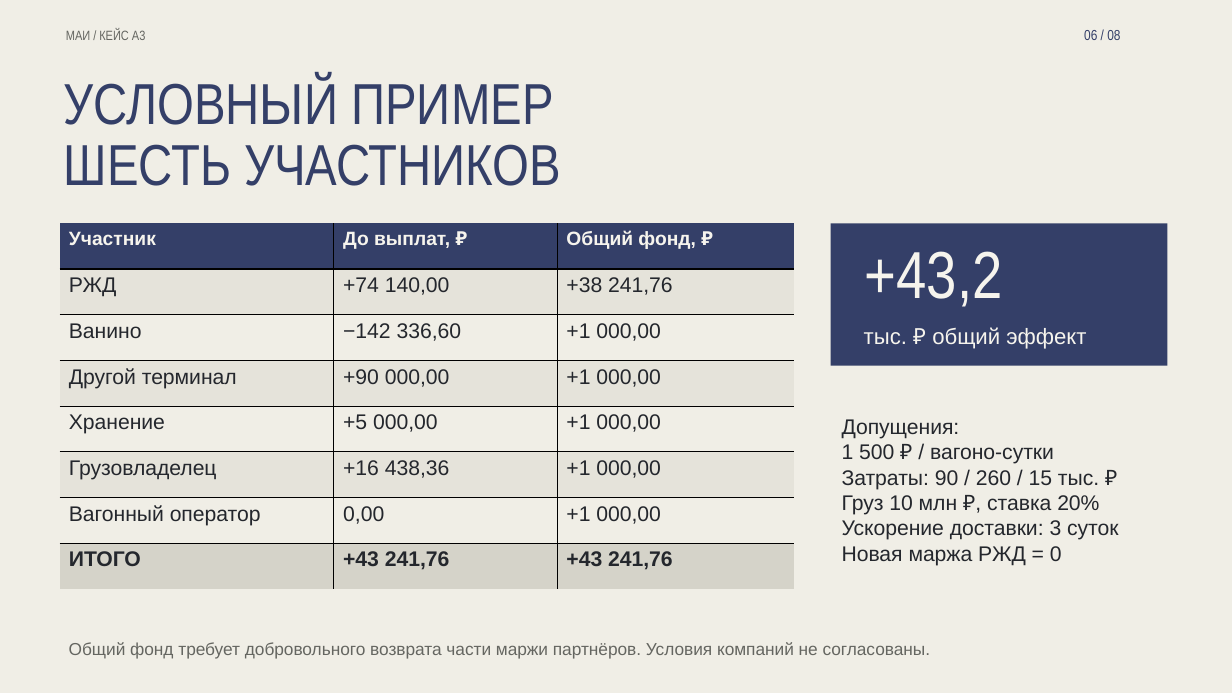
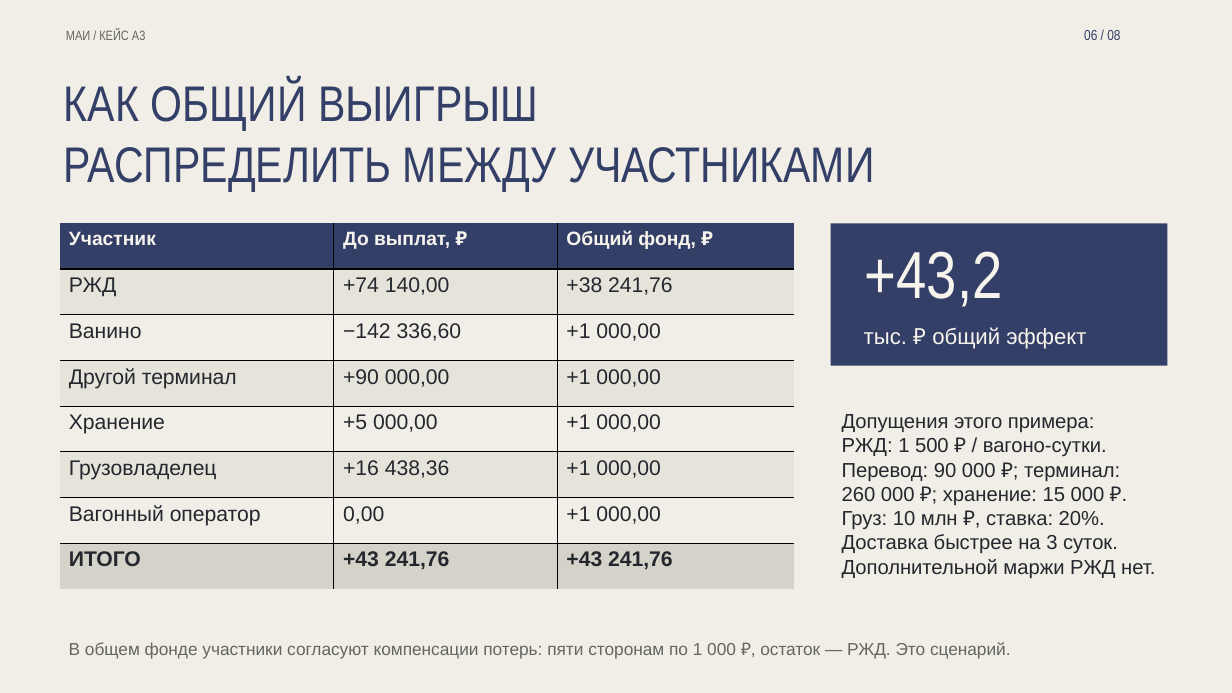
Before and after one commit to iszenzi/case-championship-hackathon-3-case, a slide deck: slide 6 of presentation/Vanino_Object_Motion.pptx. Drawn at 1232x693 pixels with LibreOffice and Linux fonts; fonts in the diff are those of the drawing. Boxes give left, top, right and bottom in pixels: in the first picture for what was removed or moved away, otherwise in the second. Text is boxed around its words. In the diff, an @@ line names an element or a change of style, - is before the commit and + after.

```diff
--- a/presentation/Vanino_Object_Motion.pptx
+++ b/presentation/Vanino_Object_Motion.pptx
@@ text at [64, 80, 538, 131]: text changed; size 45 to 39 pt @@
-УСЛОВНЫЙ ПРИМЕР
+КАК ОБЩИЙ ВЫИГРЫШ
@@ text at [64, 147, 875, 192]: text changed; size 45 to 39 pt @@
-ШЕСТЬ УЧАСТНИКОВ
+РАСПРЕДЕЛИТЬ МЕЖДУ УЧАСТНИКАМИ
@@ text at [842, 414, 1155, 579]: text changed; size 16.5 to 15.8 pt @@
-Допущения:
-1 500 ₽ / вагоно-сутки
-Затраты: 90 / 260 / 15 тыс. ₽
-Груз 10 млн ₽, ставка 20%
-Ускорение доставки: 3 суток
-Новая маржа РЖД = 0
+Допущения этого примера:
+РЖД: 1 500 ₽ / вагоно-сутки.
+Перевод: 90 000 ₽; терминал:
+260 000 ₽; хранение: 15 000 ₽.
+Груз: 10 млн ₽, ставка: 20%.
+Доставка быстрее на 3 суток.
+Дополнительной маржи РЖД нет.
@@ text at [69, 642, 1011, 658]: text changed @@
-Общий фонд требует добровольного возврата части маржи партнёров. Условия компаний не согласованы.
+В общем фонде участники согласуют компенсации потерь: пяти сторонам по 1 000 ₽, остаток — РЖД. Это сценарий.
```
Also in this commit, not shown: 4 other slides changed, 3 slides added, 3 slides removed, 11 other files.
